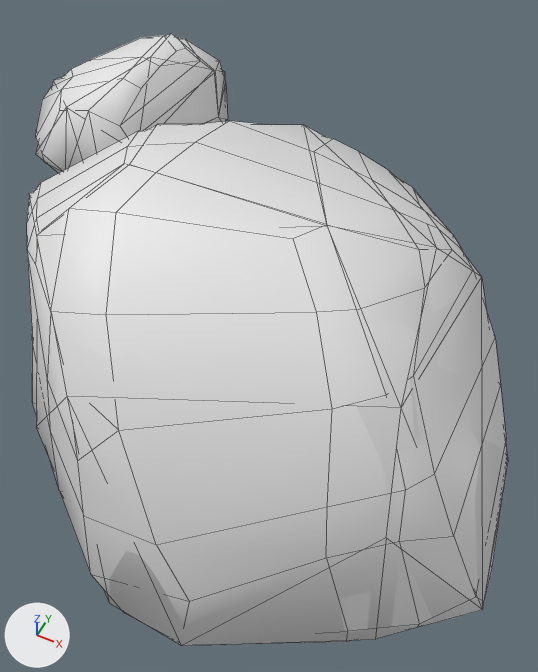
The FBX model Assets/Graphics/Rocks/Rock2.fbx, before and after one commit.
The view is the same before and after, from a 50 mm camera at (1.7, -2.76, 3.13) aimed at (0.35, -0.05, -0.25). The axes (+X, +Y, +Z) are drawn at lower left. The lights are the same throughout. Mesh edges are drawn as thin lines. Where no turn or scale is listed for an object, it has been applied to the vertices.

In view in the first picture: 'Rock2', 'Rock2Collider'.
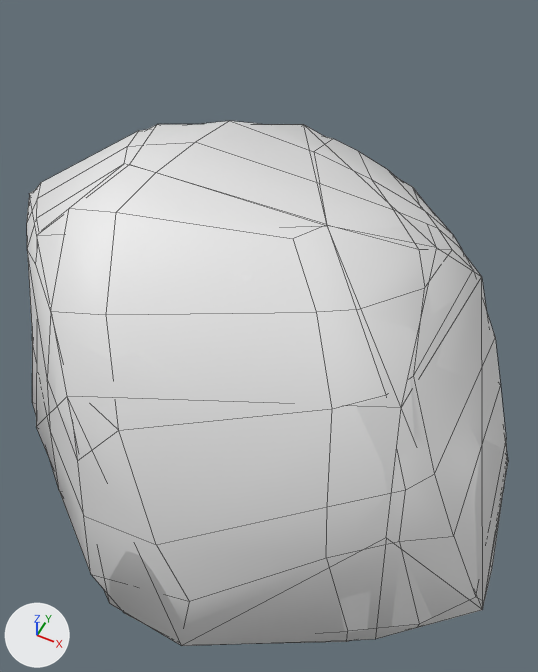
The newer file is also turned or shifted as a whole; pictures and numbers use the older file's frame.

Diff of the bpy script that builds the scene:
```diff
--- a/Assets/Graphics/Rocks/Rock2.fbx.py
+++ b/Assets/Graphics/Rocks/Rock2.fbx.py
@@ me_plane_003 @@
 me_plane_003.from_pydata(...)  # 50 vertices, 80 faces; spans x -2.5..1.97, y -1.9..2.45, z -0.86..1.36
 # used by ob_rock2collider; location = (0.0, 0.0, 0.0)
+# me_plane_003 part 1: the loose piece of 16 vertices spanning x -2.5..-1.05, y 0.75..2.45, z -0.61..0.38 is deleted
@@ me_plane_002 @@
 me_plane_002.from_pydata(...)  # 208 vertices, 211 faces; spans x -2.48..1.97, y -1.89..2.41, z -0.84..1.37
 # used by ob_rock2; location = (0.0, 0.0, 0.0)
+# me_plane_002 part 2: the loose piece of 58 vertices spanning x -2.48..-1.05, y 0.75..2.41, z -0.6..0.37 is deleted
```

Changed parts and their boxes [x1, y1, x2, y2] in the pictures (538 x 672 px):
'Rock2', reshaped (14% shorter)
    before: [27, 35, 507, 644]
    after: [27, 121, 507, 644]
'Rock2Collider', reshaped (15% shorter)
    before: [29, 33, 508, 646]
    after: [29, 124, 508, 646]
part 1 of me_plane_003, deleted
    before: [36, 33, 225, 173]
part 2 of me_plane_002, deleted
    before: [36, 35, 228, 171]
